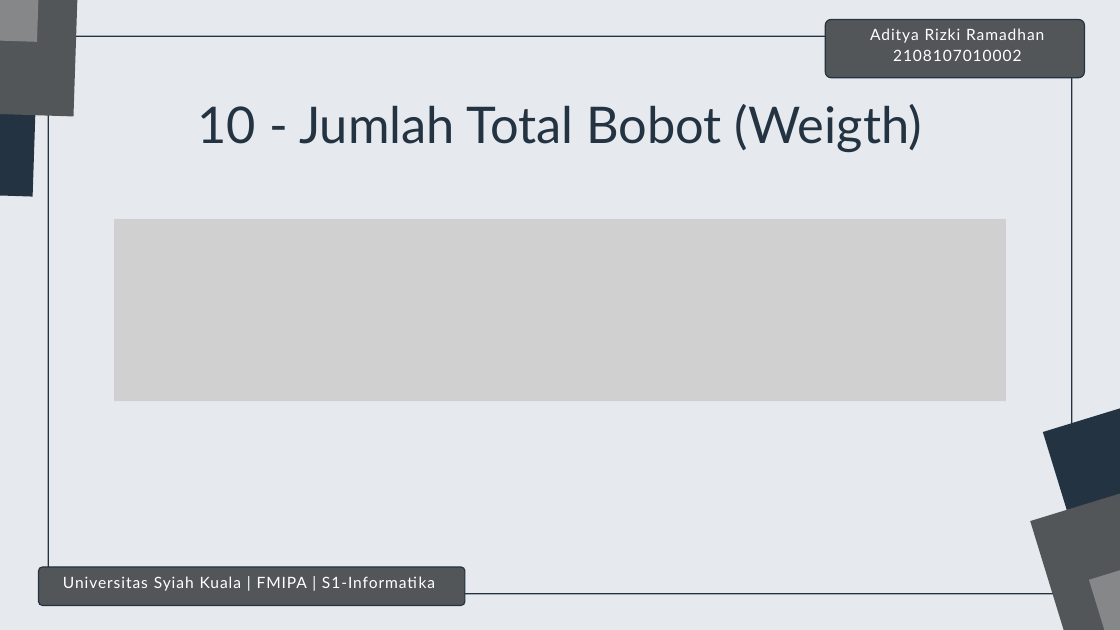
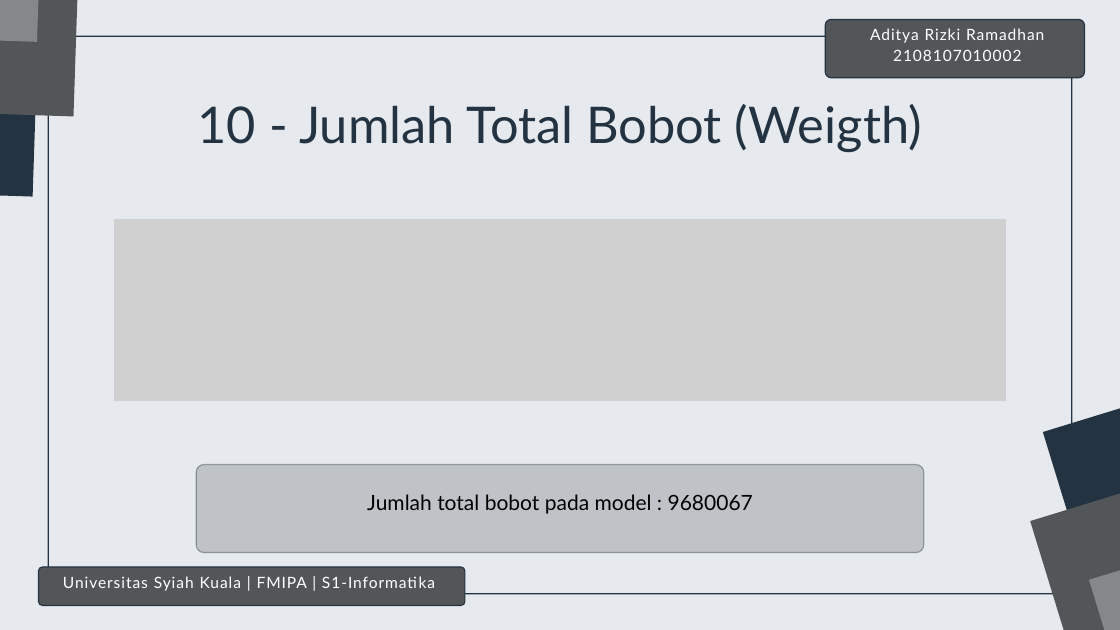
Before and after one commit to AditRizkii/Tugas-2-Kecerdasan-Artifisial-2108107010002, a slide deck: slide 9 of Tugas-2-Kecerdasan-Artifisial-2108107010002.pptx. Drawn at 1120x630 pixels with LibreOffice and Linux fonts; fonts in the diff are those of the drawing; grey boxes stand for pictures. Boxes give left, top, right and bottom in pixels: in the first picture for what was removed or moved away, otherwise in the second. Text is boxed around its words. In the diff, an @@ line names an element or a change of style, - is before the commit and + after.

```diff
--- a/Tugas-2-Kecerdasan-Artifisial-2108107010002.pptx
+++ b/Tugas-2-Kecerdasan-Artifisial-2108107010002.pptx
@@ freeform shape added at (196,465,923,553), fill #858789 at 40% opacity, outline #243342 1.5 pt @@
@@ text added at (367,494,753,514), 27 pt, text #000000 @@
+Jumlah total bobot pada model : 9680067
```
Also in this commit, not shown: 1 other slide changed.
